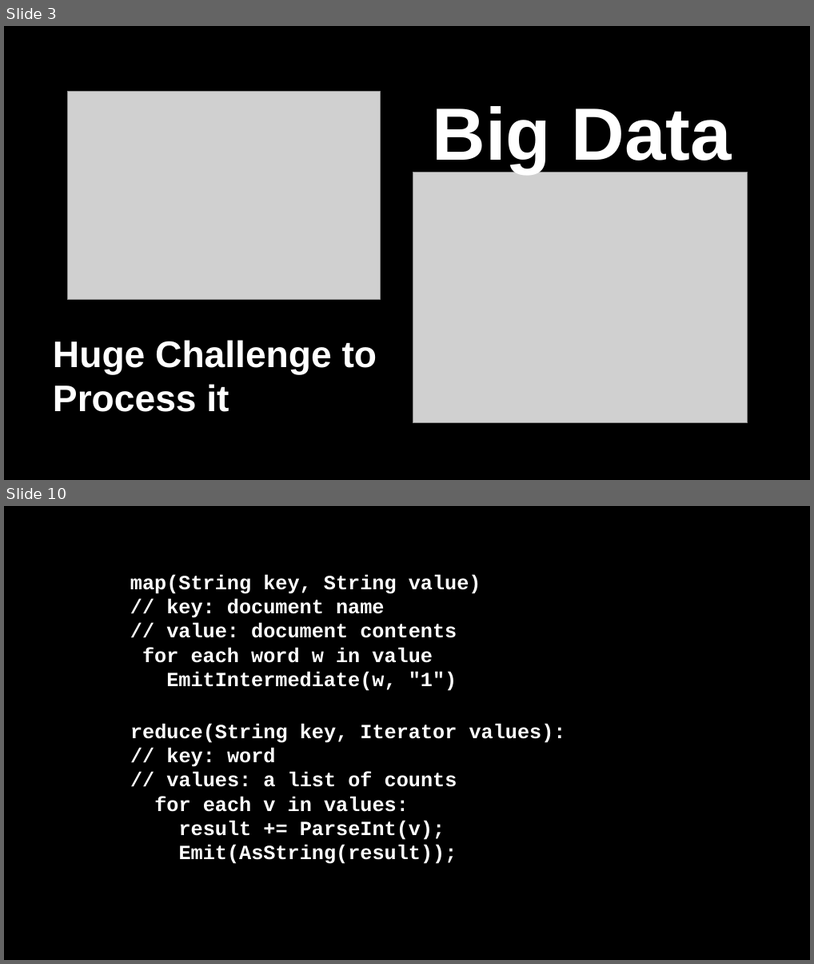
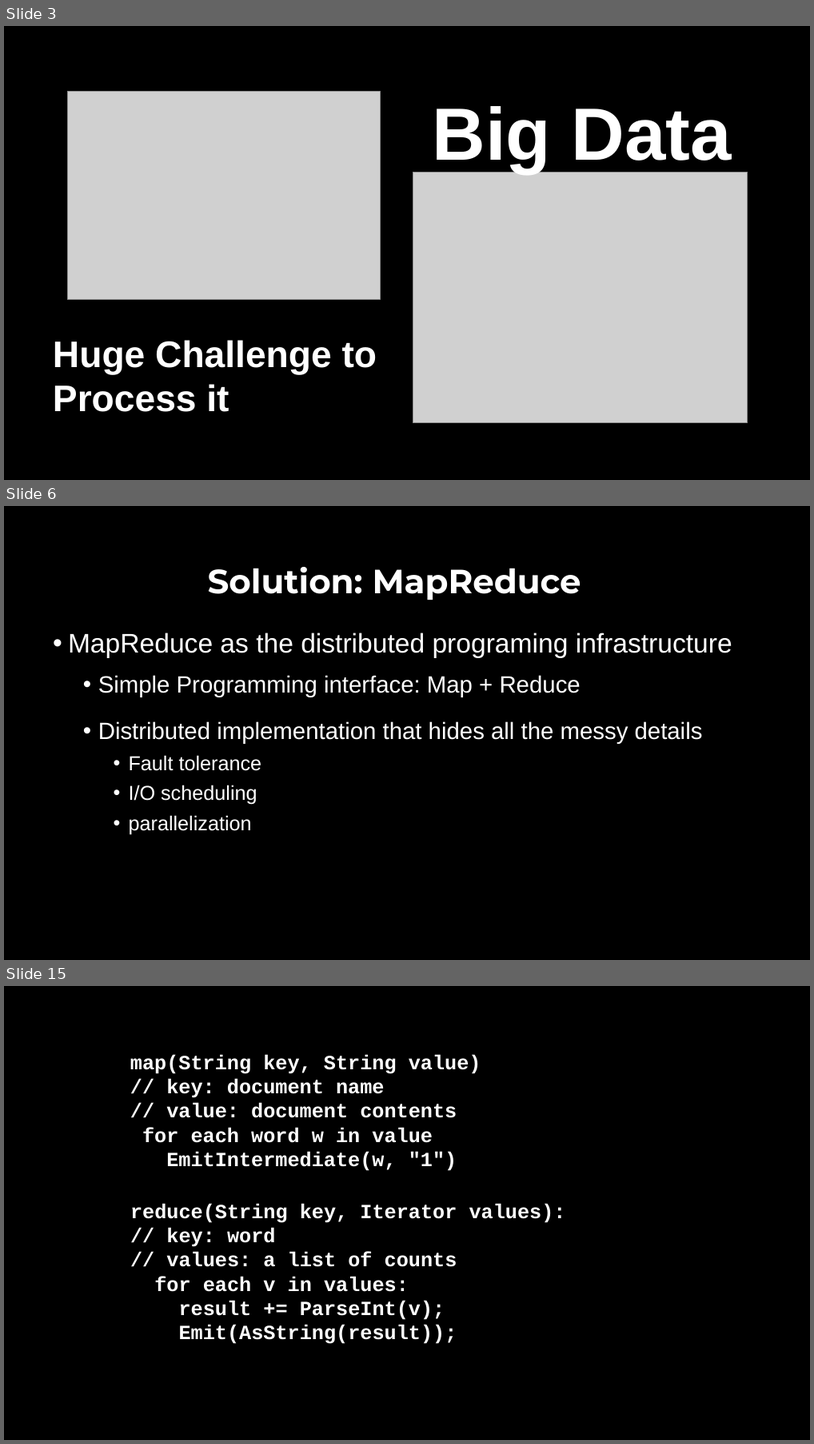
Before and after one commit to kisan101/presentation-on-MapReduce, a slide deck: map_reduce.pptx. Shown one above the other, each under a label of ours: slides 3 and 10 before the commit, slides 3, 6 and 15 after it; the slides between them are not shown. The pictures are 814x964 and 814x1444 pixels, drawn with LibreOffice and Linux fonts; fonts in the diff are those of the drawing; grey boxes stand for pictures. Boxes give left, top, right and bottom in pixels: in the first picture for what was removed or moved away, otherwise in the second. Text is boxed around its words. In the diff, an @@ line names an element or a change of style, - is before the commit and + after.

```diff
--- a/map_reduce.pptx
+++ b/map_reduce.pptx
@@ slide 6 added at <box>4,506,810,960</box>, background #000000 @@
@@ title added at <box>208,567,582,600</box>, 40 pt, text #FFFFFF, bold @@
+Solution: MapReduce
@@ text added at <box>68,632,733,835</box>, 28 pt, text #FFFFFF @@
+• MapReduce as the distributed programing infrastructure
+  • Simple Programming interface: Map + Reduce
+    • Distributed implementation that hides all the messy details
+      • Fault tolerance
+      • I/O scheduling
+      • parallelization
@@ what was slide 10 is now slide 15 @@
```
Also in this commit, not shown: 1 slide changed, 12 other slides added, 7 slides removed.
